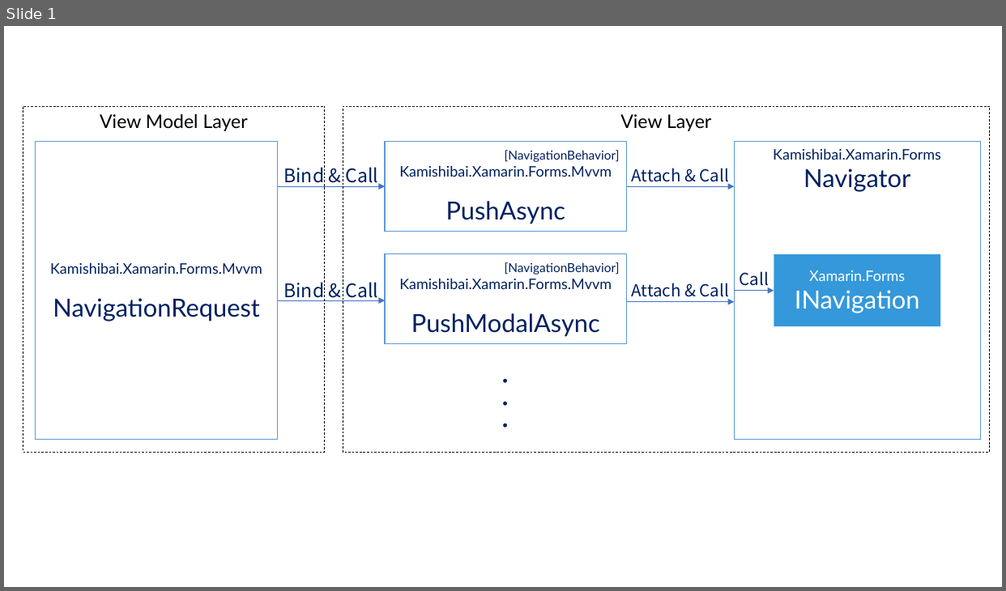
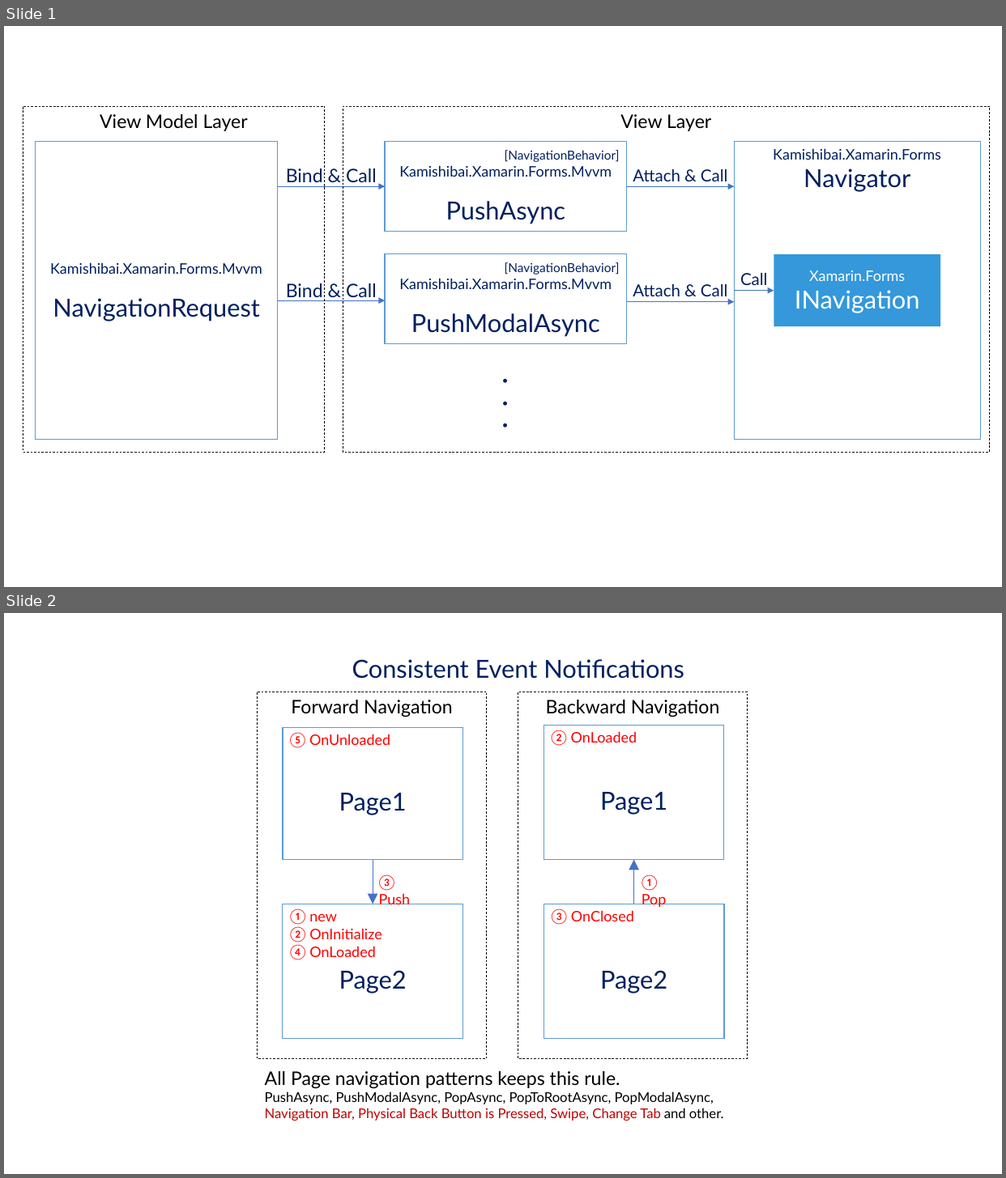
Before and after one commit to nuitsjp/KAMISHIBAI, a slide deck: Document/KAMISHIBAI.pptx. Shown one above the other, each under a label of ours: slide 1 before the commit, slides 1 and 2 after it. The pictures are 1006x591 and 1006x1178 pixels, drawn with LibreOffice and Linux fonts; fonts in the diff are those of the drawing. Boxes give left, top, right and bottom in pixels: in the first picture for what was removed or moved away, otherwise in the second. Text is boxed around its words. In the diff, an @@ line names an element or a change of style, - is before the commit and + after.

```diff
--- a/Document/KAMISHIBAI.pptx
+++ b/Document/KAMISHIBAI.pptx
@@ slide 2 added at (4,613,1002,1174), background #FFFFFF @@
@@ text added at (352,659,684,679), 24 pt, text #002060 @@
+Consistent Event Notifications
@@ rectangle added at (257,692,486,1059), outline #000000 0.5 pt dashed, 18 pt, text #000000 @@
+Forward Navigation
@@ rectangle added at (518,692,748,1059), outline #000000 0.5 pt dashed, 18 pt, text #000000 @@
+Backward Navigation
@@ rectangle added at (283,727,463,859), outline #5B9BD5 1 pt, 24 pt, text #002060 @@
+Page1
@@ text added at (290,733,390,748), 14 pt, text #FF0000 @@
+⑤ OnUnloaded
@@ rectangle added at (543,726,724,860), outline #5B9BD5 1 pt, 24 pt, text #002060 @@
+Page1
@@ text added at (551,730,637,746), 14 pt, text #FF0000 @@
+② OnLoaded
@@ arrow added from (373, 860) to (373, 905), #4472C4 0.75 pt @@
@@ text added at (379,875,411,905), 14 pt, text #FF0000 @@
+③ Push
@@ arrow added from (634, 905) to (634, 860), #4472C4 0.75 pt @@
@@ text added at (641,875,667,907), 14 pt, text #FF0000 @@
+① Pop
@@ rectangle added at (283,905,463,1039), outline #5B9BD5 1 pt, 24 pt, text #002060 @@
+Page2
@@ text added at (290,909,381,960), 14 pt, text #FF0000 @@
+① new
+② OnInitialize
+④ OnLoaded
@@ rectangle added at (543,905,724,1039), outline #5B9BD5 1 pt, 24 pt, text #002060 @@
+Page2
@@ text added at (551,909,634,925), 14 pt, text #FF0000 @@
+③ OnClosed
@@ text added at (265,1071,724,1121), 13 pt, text #000000 @@
+All Page navigation patterns keeps this rule.
+PushAsync, PushModalAsync, PopAsync, PopToRootAsync, PopModalAsync,
+Navigation Bar, Physical Back Button is Pressed, Swipe, Change Tab and other.
@@ slide 1 changed as well @@
@@ font Noto Sans CJK JP to Lato in 5 elements at (286,169,377,182), (286,284,377,301), (740,273,767,285), (633,169,728,186), (633,284,728,301) @@
```
Also in this commit, not shown: 2 other slides added, 3 other files.
